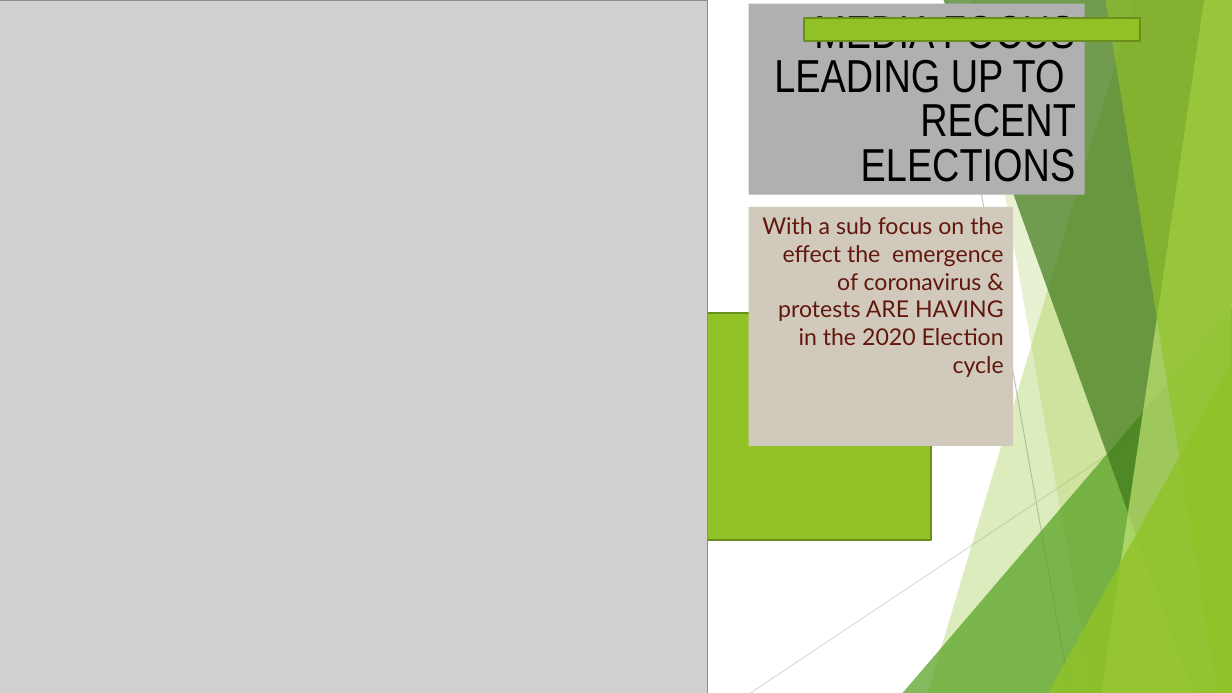
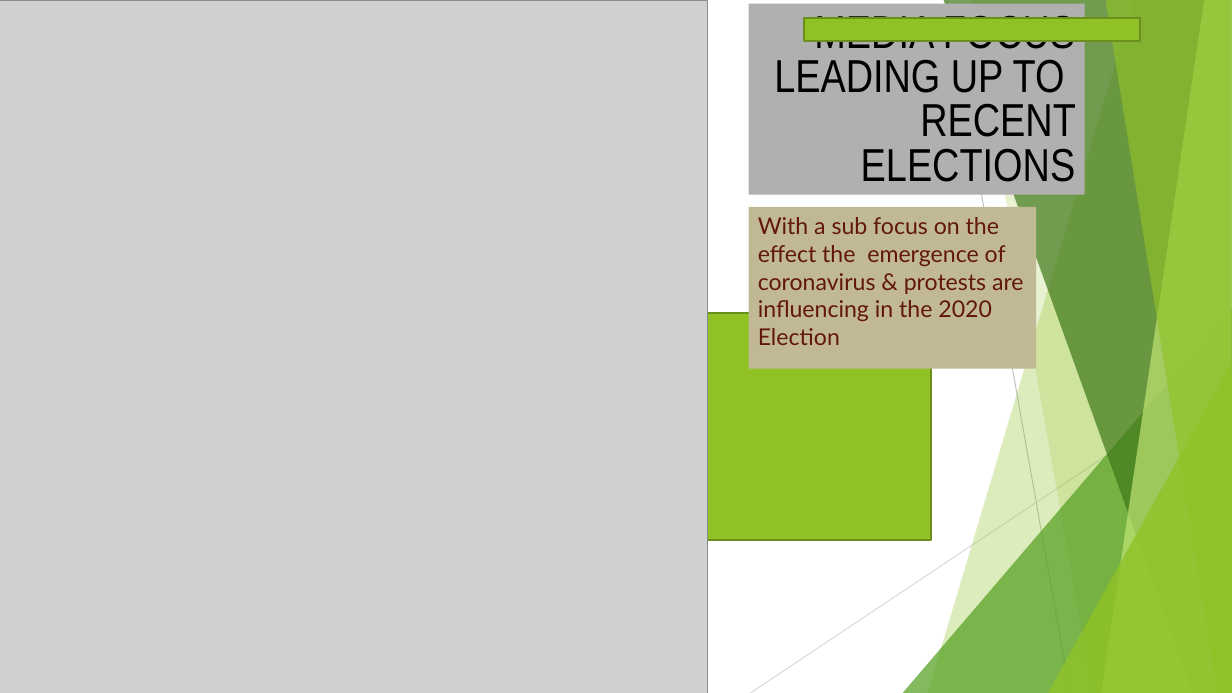
Before and after one commit to RoarkJ/NYT-Keyword-Analysis, a slide deck: slide 1 of presi.pptx. Drawn at 1232x693 pixels with LibreOffice and Linux fonts; fonts in the diff are those of the drawing; grey boxes stand for pictures. Boxes give left, top, right and bottom in pixels: in the first picture for what was removed or moved away, otherwise in the second. Text is boxed around its words. In the diff, an @@ line names an element or a change of style, - is before the commit and + after.

```diff
--- a/presi.pptx
+++ b/presi.pptx
@@ subtitle "With a sub focus on ...": place and size @@
-subtitle "With a sub focus on ..." at [749,207,1013,446]
+subtitle "With a sub focus on ..." at [749,207,1036,369]
@@ subtitle "With a sub focus on ..." at [749,207,1036,369]: fill #D1CABC to #C1B995 @@
@@ subtitle at [758,217,1024,345]: text changed @@
-With a sub focus on the effect the emergence of coronavirus & protests ARE HAVING in the 2020 Election cycle
+With a sub focus on the effect the emergence of coronavirus & protests are influencing in the 2020 Election
```
Also in this commit, not shown: 3 other slides changed, 4 slides added, 2 slides removed.
